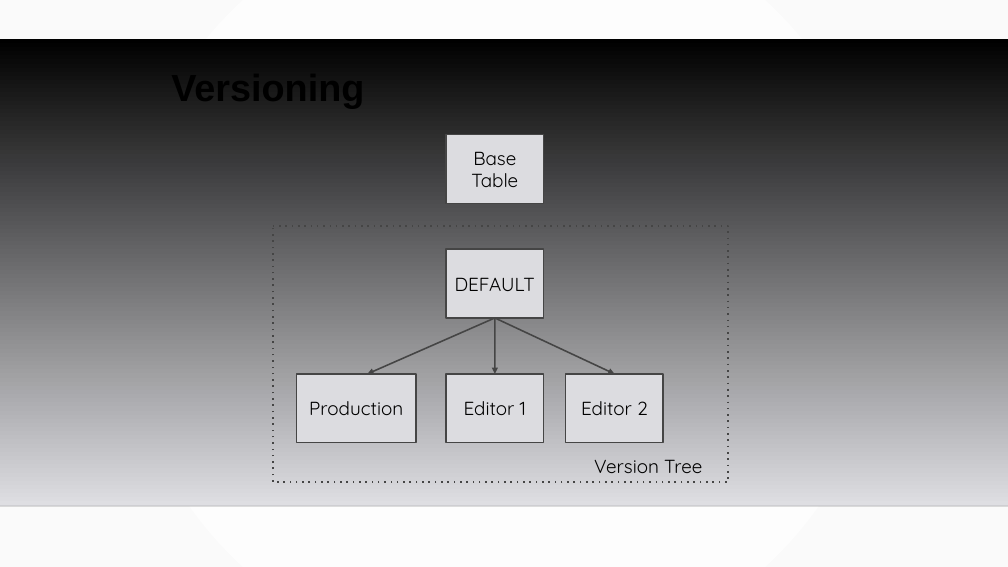
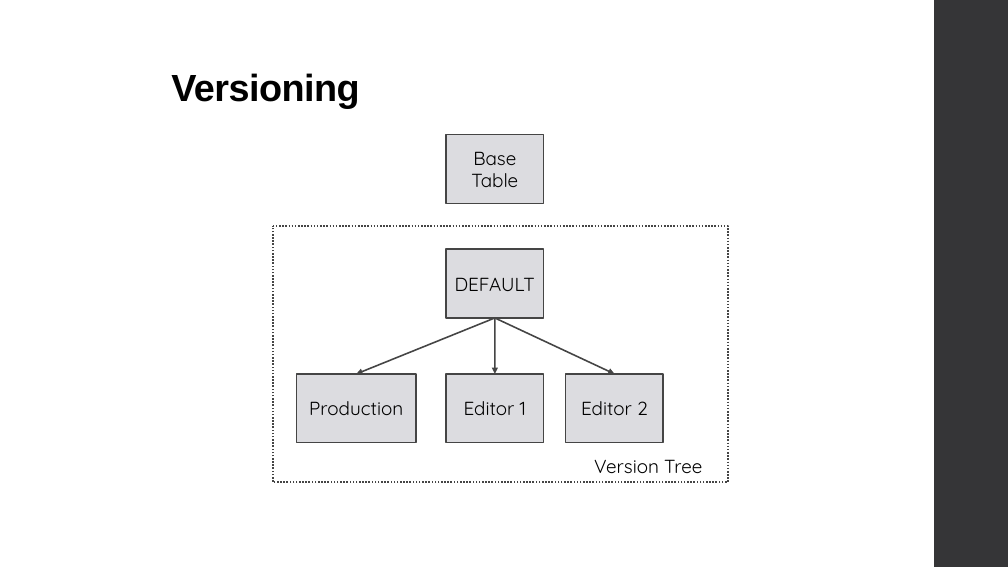
Before and after one commit to MGIS-UMN/GIS5577_week9, a slide deck: slide 11 of Database_Administration.odp. Drawn at 1008x567 pixels with LibreOffice and Linux fonts; fonts in the diff are those of the drawing; background and template pictures are left out. Boxes give left, top, right and bottom in pixels: in the first picture for what was removed or moved away, otherwise in the second. Text is boxed around its words. In the diff, an @@ line names an element or a change of style, - is before the commit and + after.

```diff
--- a/Database_Administration.odp
+++ b/Database_Administration.odp
@@ background gradient #FFFFFF to #FAFAFA to #FFFFFF @@
@@ title "Versioning" at (171,73,359,108): letter spacing 0 to -0.5 pt @@
@@ freeform shape added at (934,0,1008,567), fill #353537 @@
@@ freeform shape removed at (0,39,1008,506) @@
@@ arrow moved from (495, 318) - (368, 374) to (495, 318) - (356, 374) @@
@@ line removed from (0, 506) to (1008, 506) @@
```
Also in this commit, not shown: 20 other slides changed, 1 other file.
